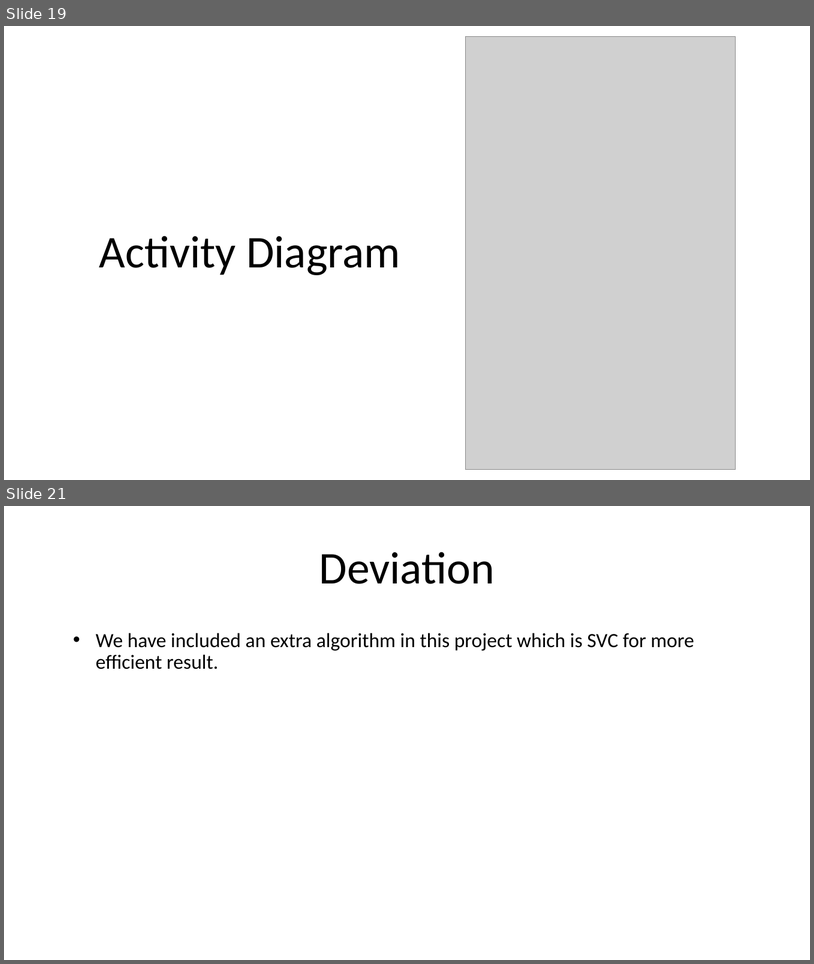
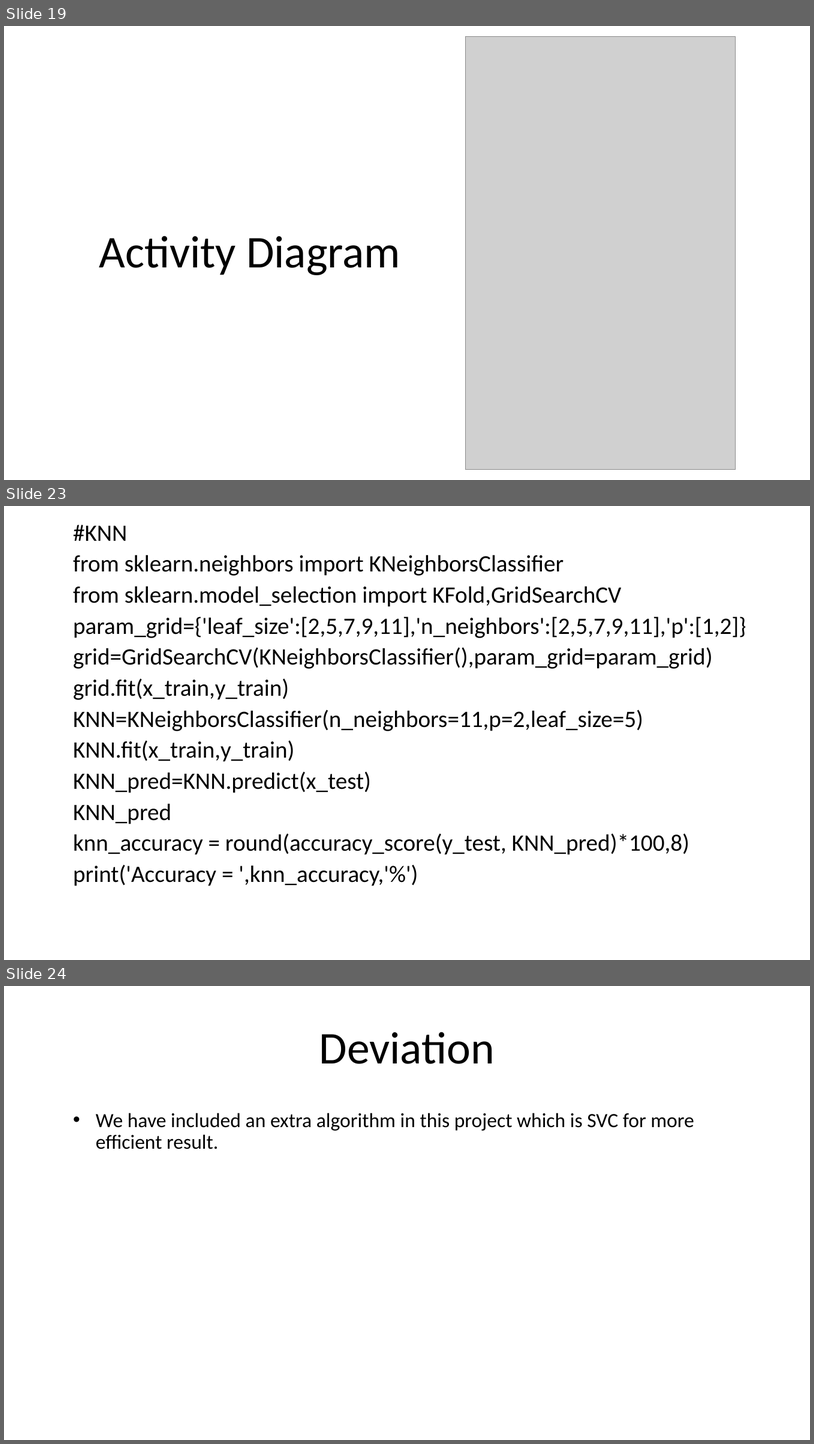
Before and after one commit to Sriram-Karthick-k/final-year-project, a slide deck: final/2nd review/Fake Currency Detection Using Image Processing.pptx. Shown one above the other, each under a label of ours: slides 19 and 21 before the commit, slides 19, 23 and 24 after it; the slides between them are not shown. The pictures are 814x964 and 814x1444 pixels, drawn with LibreOffice and Linux fonts; fonts in the diff are those of the drawing; grey boxes stand for pictures. Boxes give left, top, right and bottom in pixels: in the first picture for what was removed or moved away, otherwise in the second. Text is boxed around its words. In the diff, an @@ line names an element or a change of style, - is before the commit and + after.

```diff
--- a/final/2nd review/Fake Currency Detection Using Image Processing.pptx
+++ b/final/2nd review/Fake Currency Detection Using Image Processing.pptx
@@ slide 23 added at (4,506,810,960), background #FFFFFF @@
@@ text added at (73,525,747,886), 28 pt, text #000000 @@
+#KNN
+from sklearn.neighbors import KNeighborsClassifier
+from sklearn.model_selection import KFold,GridSearchCV
+param_grid={'leaf_size':[2,5,7,9,11],'n_neighbors':[2,5,7,9,11],'p':[1,2]}
+grid=GridSearchCV(KNeighborsClassifier(),param_grid=param_grid)
+grid.fit(x_train,y_train)
+KNN=KNeighborsClassifier(n_neighbors=11,p=2,leaf_size=5)
+KNN.fit(x_train,y_train)
+KNN_pred=KNN.predict(x_test)
+KNN_pred
+knn_accuracy = round(accuracy_score(y_test, KNN_pred)*100,8)
+print('Accuracy = ',knn_accuracy,'%')
@@ what was slide 21 is now slide 24 @@
```
Also in this commit, not shown: 3 other slides added, 1 slide removed.
